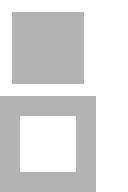
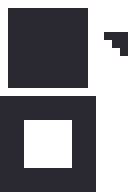
Layer changes from the first 128x192 image to the second:
painted on "Layer 1" over box(8, 8, 88, 88)
added layer "Layer 4" above "Layer 3" over box(8, 32, 128, 176)
painted on "Layer 3" over box(0, 96, 96, 192)
